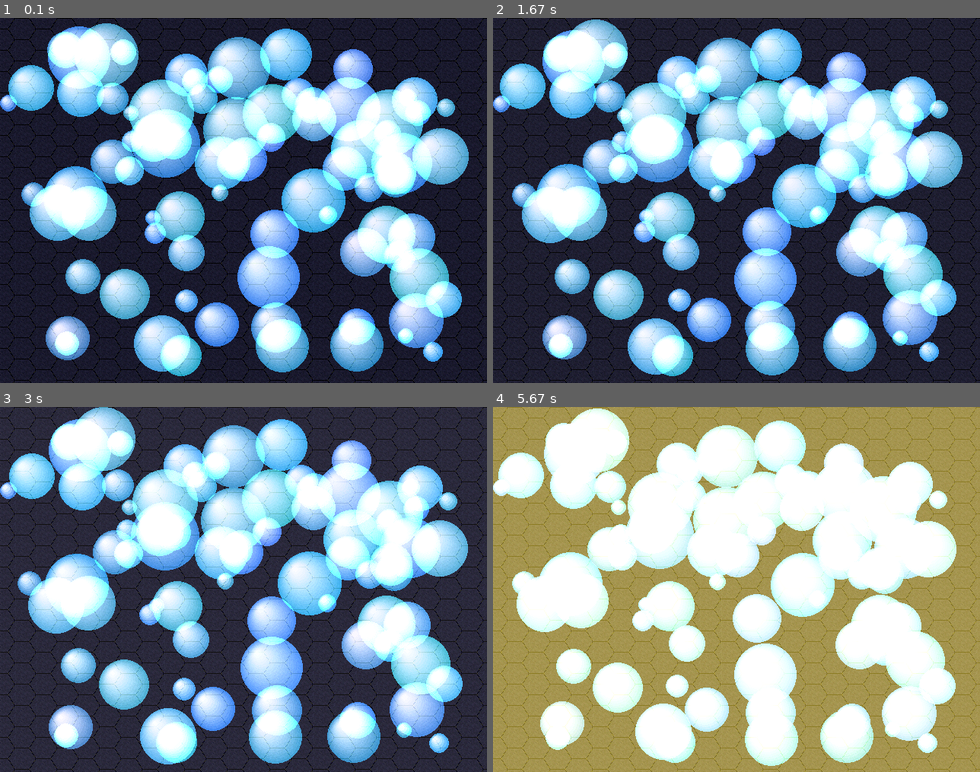
Above: before the commit, frames 1-4 (two rows, left to right).
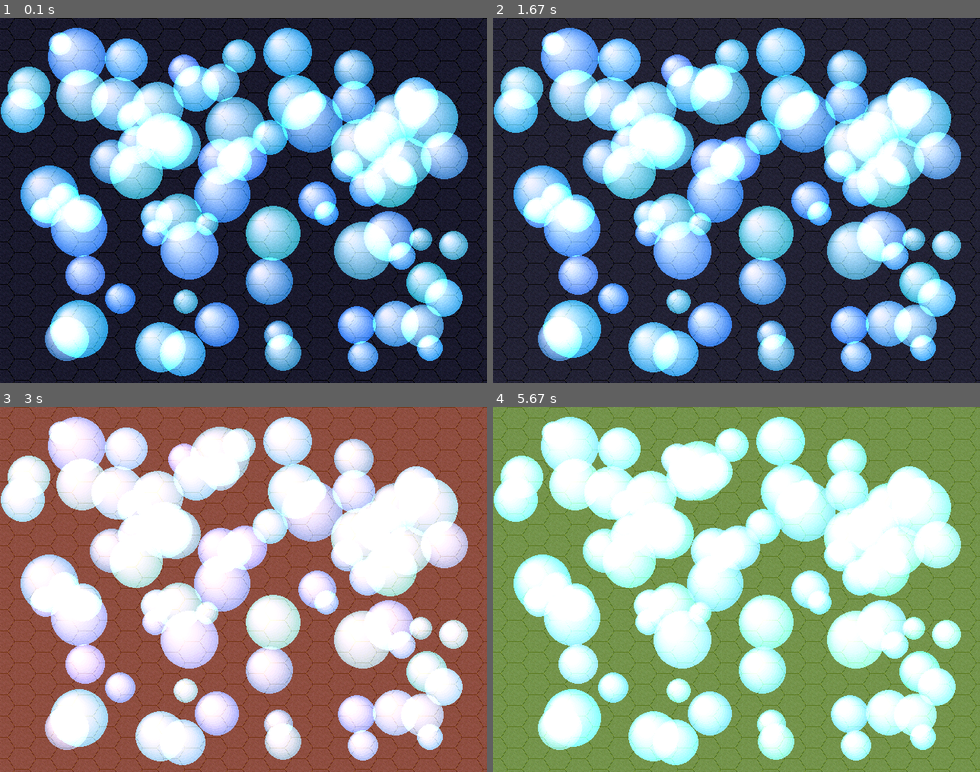
Above: after the commit, the same moments.

Repository: NCSubScript/Evourge
Game: pygame game, started from main.py
Same seed, same stepped clock (60 frames per second), same inputs: the game is played once before the commit and once after it.
Inputs:
- Up to frame 1 (0.1 s): no input
- Up to frame 2 (1.67 s): no input
- Up to frame 3 (3 s): no input
- Up to frame 4 (5.67 s): no input

The runs differ from the first frame. In frame 1, 39% of the frame differs, in the area x 0-97%, y 1-99%; in frame 2, 42%; in frame 3, 89%, in the area x 0-100%, y 0-100%; in frame 4, 77%.

Commit message:
Adding size changes

Diff:
--- a/creature.py
+++ b/creature.py
@@ -8,12 +8,33 @@
         self.app = app
         self.count = 50
         self.data = []
+        self.sizes = {}
+        self.lastMove = 0
+        self.mag = 0
+        self.mps = 0.05
+        self.sizeChanges = []
 
     def generate(self):
         self.count = int(math.sqrt((self.app.gui.window.children["field"].width * self.app.gui.window.children["field"].width)) / 8)
+        self.data = []
+        self.sizes = {}
+        self.indexID = 0
         while len(self.data) < self.count:
-            self.data.append(Creature(self.app))
-
+            self.data.append(Creature(self.app, self.indexID))
+
+            if self.data[-1].size not in self.sizes:
+                self.sizes[self.data[-1].size] = {}
+            else:
+                moved = True
+                while moved == True:
+                    moved = False
+                    for creature in self.sizes[self.data[-1].size].values():
+                        while self.data[-1].collusion(creature):
+                            self.data[-1].genLocation()
+                            moved = True
+
+            self.sizes[self.data[-1].size][self.indexID] = self.data[-1]
+            self.indexID += 1
         if self.count and len(self.data) > self.count:
             del self.data[self.count:]
 
@@ -21,9 +42,43 @@
         for creature in self.data:
             creature.render(display)
 
-    def move(self):
-        for creature in self.data:
-            creature.move()
+    def move(self, collective = True):
+        for size in self.sizes:
+            self.mag = math.floor(self.app.gui.fps / self.mps)
+            moveX = random.randint(-1 * self.mag, self.mag)
+            moveY = random.randint(-1 * self.mag, self.mag)
+
+            for creature in self.sizes[size].values():
+                if collective == True:
+                    if self.app.now - self.lastMove > ((1 / 60) * (60 / (self.mps))):
+                        creature.mag = self.mag
+                        creature.moveTo[0] = math.floor(creature.location[0]) + moveX
+                        creature.moveTo[1] = math.floor(creature.location[1]) + moveY
+                        creature.moveTo[0] = min(self.app.gui.window.children["field"].width-(creature.size), max(creature.size, (creature.moveTo[0])))
+                        creature.moveTo[1] = min(self.app.gui.window.children["field"].height-(creature.size), max(creature.size, (creature.moveTo[1])))
+
+                        creature.moveToStep[0] = (creature.location[0] - creature.moveTo[0]) / (self.mag / 2)
+                        creature.moveToStep[1] = (creature.location[1] - creature.moveTo[1]) / (self.mag / 2)
+                        creature.lastMove = time.time()
+                        self.lastMove = time.time()
+
+                else:
+                    creature.move()
+
+        if len(self.sizeChanges):
+            while len(self.sizeChanges):
+                item = self.sizeChanges.pop()
+                print(f'{item=} {self.sizes[item["from"]]=}')
+                creature = self.sizes[item["from"]][item["id"]]
+                self.sizes[item["from"]].pop('key', item["id"])
+                print(f'{creature=}')
+                if not len(self.sizes[item["from"]]):
+                    del self.sizes[item["from"]]
+                if creature.size not in self.app.creatures.sizes:
+                    self.app.creatures.sizes[creature.size] = {}
+                self.sizes[creature.size][creature.id] = creature
+
+
 
     def genLocation(self):
         self.generate()
@@ -31,16 +86,30 @@
             creature.genLocation()
 
 class Creature:
-    def __init__(self, app) -> None:
+    def __init__(self, app, id) -> None:
+        self.id = id
         self.app = app
         self.location = None
-        self.size = random.randint(10, 45)
+        self.maxSize = (15, 40)
+        self.size = random.randint(self.maxSize[0], self.maxSize[1])
         self.genLocation()
+        self.moveTo = self.location.copy()
         self.color = [random.randint(20, 50), random.randint(100, 150), random.randint(150, 200)]
         self.rect = None
         self.lastMove = 0
-        self.mps = 10
+        self.mps = 0.05
         self.draw()
+        self.moveToStep = [0, 0]
+
+    def deriv(self, a, b):
+        return {'dx': a[0] - b[0], 'dy': a[1] - b[1]}
+
+    def collusion(self, target):
+        return True if self.calcDistance(target) <= self.size + target.size else False
+
+    def calcDistance(self, target):
+        der = self.deriv(target.location, self.location)
+        return abs(math.sqrt((der['dx'] ** 2) + der['dy'] ** 2))
 
     def draw(self):
         color = self.color.copy()
@@ -65,7 +134,57 @@
             color[2] = min(255, int(color[2] + bstep))
 
     def render(self, display):
-         display.blit(self.rect, (self.location[0] - self.size, self.location[1] - self.size), special_flags=pygame.BLEND_RGBA_ADD)
+        for creature in self.app.creatures.sizes[self.size].values():
+            if creature.id != self.id:
+                if self.collusion(creature):
+                    # if not moved:
+                    if (self.moveToStep[0] < 0 and creature.moveToStep[0] > 0) or (self.moveToStep[0] > 0 and creature.moveToStep[0] < 0):
+                        self.moveToStep[0] *= -1
+                        creature.moveToStep[0] *= -1
+                    if (self.moveToStep[1] < 0 and creature.moveToStep[1] > 0) or (self.moveToStep[1] > 0 and creature.moveToStep[1] < 0):
+                        self.moveToStep[1] *= -1
+                        creature.moveToStep[1] *= -1
+
+                    if self.size < self.maxSize[1]:
+                        self.app.creatures.sizeChanges.append({"from": self.size, "to": self.size+1, "id": self.id})
+                        self.size += 1
+                        self.draw()
+                    if creature.size > self.maxSize[0]:
+                        self.app.creatures.sizeChanges.append({"from": self.size, "to": self.size+1, "id": self.id})
+                        creature.size -= 1
+                        creature.draw()
+
+
+        if (self.moveToStep[0] > 0 and self.location[0] + self.moveToStep[0] < self.app.gui.window.children["field"].width - self.size) or (self.moveToStep[0] < 0 and self.location[0] + self.moveToStep[0] >= self.size):
+            self.location[0] += self.moveToStep[0]
+        else:
+            self.moveToStep[0] = -1 * self.moveToStep[0]
+            self.location[0] += self.moveToStep[0]
+        if (self.moveToStep[1] > 0 and self.location[1] + self.moveToStep[1] < self.app.gui.window.children["field"].height - self.size) or (self.moveToStep[1] < 0 and self.location[1] + self.moveToStep[1] >= self.size):
+            self.location[1] += self.moveToStep[1]
+        else:
+            self.moveToStep[1] = -1 * self.moveToStep[1]
+            self.location[1] += self.moveToStep[1]
+        self.location[0] = min(self.app.gui.window.children["field"].width-(self.size * 1), max(self.size, (self.location[0])))
+        self.location[1] = min(self.app.gui.window.children["field"].height-(self.size * 1), max(self.size, (self.location[1])))
+
+        # moved = True
+        # while moved == True:
+        #     moved = False
+
+
+                # self.location[0] += self.moveToStep[0]
+                # self.location[1] += self.moveToStep[0]
+                # creature.location[0] += creature.moveToStep[0]
+                # creature.location[1] += creature.moveToStep[0]
+                # moved = True
+            # if self.location[0] < creature.location[0]
+            #     self.location[0] += self.moveToStep[0]
+            #     self.location[1] += self.moveToStep[0]
+
+
+
+        display.blit(self.rect, (math.floor(self.location[0]) - self.size, math.floor(self.location[1]) - self.size), special_flags=pygame.BLEND_RGBA_ADD)
 
     def genLocation(self):
         w = self.app.gui.window.children["field"].width
@@ -73,10 +192,19 @@
         self.location = [random.randint(int(self.size), int(w-self.size)), \
                          random.randint(int(self.size), int(h-self.size))]
 
-    def move(self):
-        if self.app.now - self.lastMove > ((1 / 60) * (60 / self.mps)):
-            self.location[0] += random.randint(-1, 1)
-            self.location[0] = min(self.app.gui.window.children["field"].width-self.size, max(self.size, (self.location[0])))
-            self.location[1] += random.randint(-1, 1)
-            self.location[1] = min(self.app.gui.window.children["field"].height-self.size, max(self.size, (self.location[1])))
-            self.lastMove = time.time()
+    def move(self, define = False, moveStep = None):
+        if define == False:
+
+            if self.app.now - self.lastMove > ((1 / 60) * (60 / (self.mps))):
+                self.mag = math.floor(self.app.gui.fps / self.mps)
+                self.moveTo[0] = math.floor(self.location[0]) + random.randint(-1 * self.mag, self.mag)
+                self.moveTo[1] = math.floor(self.location[1]) + random.randint(-1 * self.mag, self.mag)
+                self.moveTo[0] = min(self.app.gui.window.children["field"].width-(self.size * 1), max(self.size, (self.moveTo[0])))
+                self.moveTo[1] = min(self.app.gui.window.children["field"].height-(self.size * 1), max(self.size, (self.moveTo[1])))
+
+                self.moveToStep[0] = (self.location[0] - self.moveTo[0]) / (self.mag / 2)
+                self.moveToStep[1] = (self.location[1] - self.moveTo[1]) / (self.mag / 2)
+                self.lastMove = time.time()
+
+        else:
+            self.moveToStep = moveStep
Not shown, changed: .gitignore
